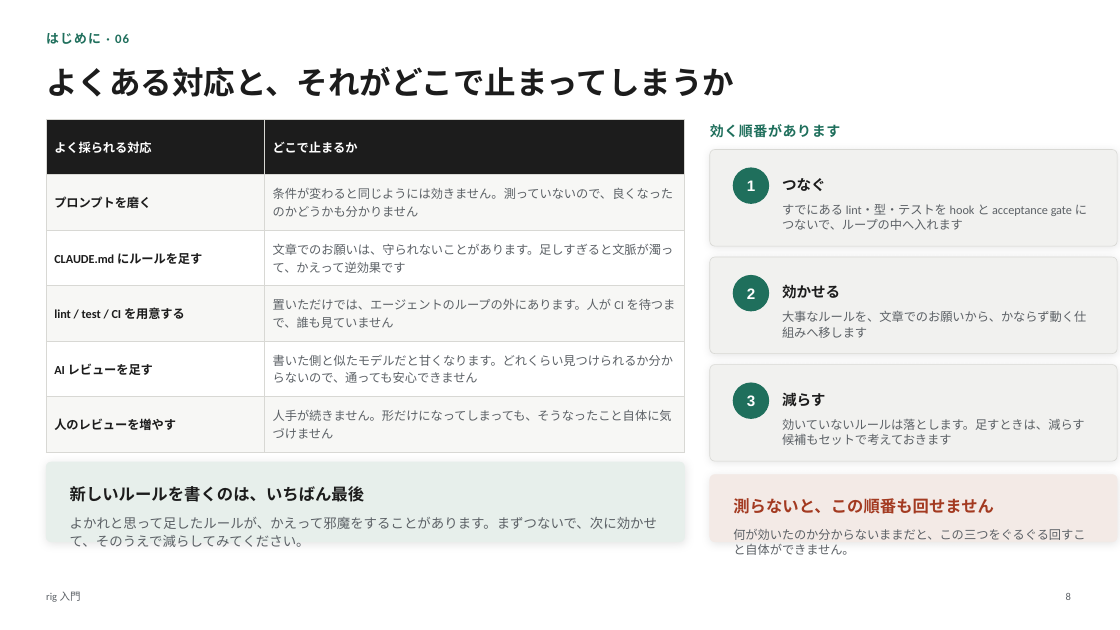
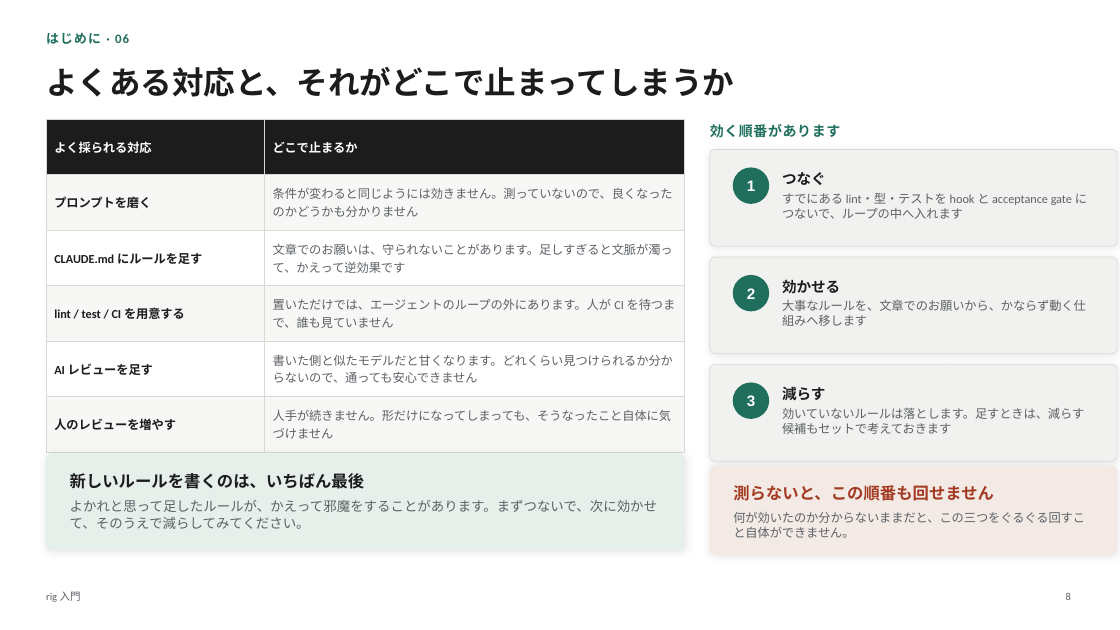
Before and after one commit to itoh-shun/rig, a slide deck: slide 8 of docs/onboarding/rig-intro.ja.pptx. Drawn at 1120x630 pixels with LibreOffice and Linux fonts; fonts in the diff are those of the drawing. Boxes give left, top, right and bottom in pixels: in the first picture for what was removed or moved away, otherwise in the second. Text is boxed around its words. In the diff, an @@ line names an element or a change of style, - is before the commit and + after.

```diff
--- a/docs/onboarding/rig-intro.ja.pptx
+++ b/docs/onboarding/rig-intro.ja.pptx
@@ text "つなぐ": place and size @@
-text "つなぐ" at (782,178,826,191)
+text "つなぐ" at (782,172,826,185)
@@ text "効かせる": place and size @@
-text "効かせる" at (782,284,840,299)
+text "効かせる" at (782,279,840,294)
@@ text "減らす": place and size @@
-text "減らす" at (782,392,825,407)
+text "減らす" at (782,386,825,401)
@@ 3 texts: place and size @@
-3 texts at (782,204,1087,445)
+3 texts at (782,193,1087,434)
@@ rounded rectangle: place and size @@
-rounded rectangle at (46,462,685,542)
+rounded rectangle at (46,454,685,550)
@@ rounded rectangle at (46,454,685,550): proportions changed @@
@@ text "新しいルールを書くのは、いちばん最後": place and size @@
-text "新しいルールを書くのは、いちばん最後" at (70,486,365,502)
+text "新しいルールを書くのは、いちばん最後" at (70,473,365,489)
@@ rounded rectangle at (710,466,1117,555): proportions changed @@
@@ rounded rectangle: place and size @@
-rounded rectangle at (710,475,1117,542)
+rounded rectangle at (710,466,1117,555)
@@ text "よかれと思って足したルールが、かえって邪魔をすることがあります。まずつないで、次に効かせて、そのうえで減らしてみてくださ ...": place and size @@
-text "よかれと思って足したルールが、かえって邪魔をすることがあります。まずつないで、次に効かせて、そのうえで減らしてみてくださ ..." at (70,517,657,547)
+text "よかれと思って足したルールが、かえって邪魔をすることがあります。まずつないで、次に効かせて、そのうえで減らしてみてくださ ..." at (70,500,657,529)
@@ text "何が効いたのか分からないままだと、この三つをぐるぐる回すこと自体ができません。": place and size @@
-text "何が効いたのか分からないままだと、この三つをぐるぐる回すこと自体ができません。" at (733,529,1085,555)
+text "何が効いたのか分からないままだと、この三つをぐるぐる回すこと自体ができません。" at (733,512,1085,538)
@@ text "測らないと、この順番も回せません": place and size @@
-text "測らないと、この順番も回せません" at (733,498,994,514)
+text "測らないと、この順番も回せません" at (733,485,994,501)
```
Also in this commit, not shown: 27 other slides changed, 6 other files.
